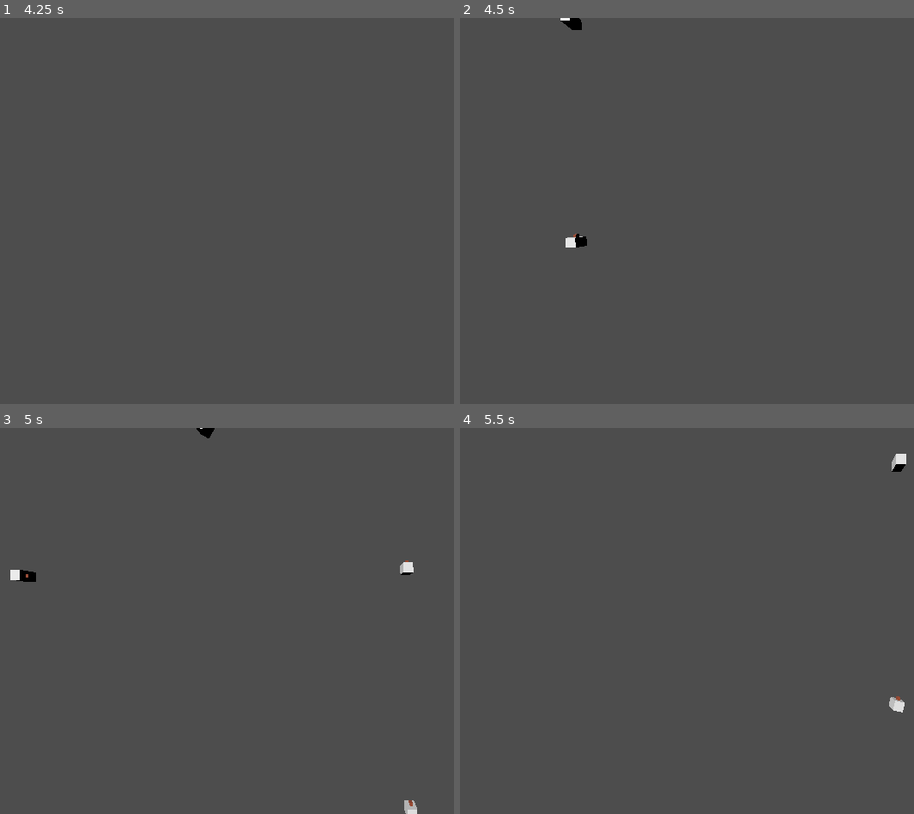
Above: before the commit, frames 1-4 (two rows, left to right).
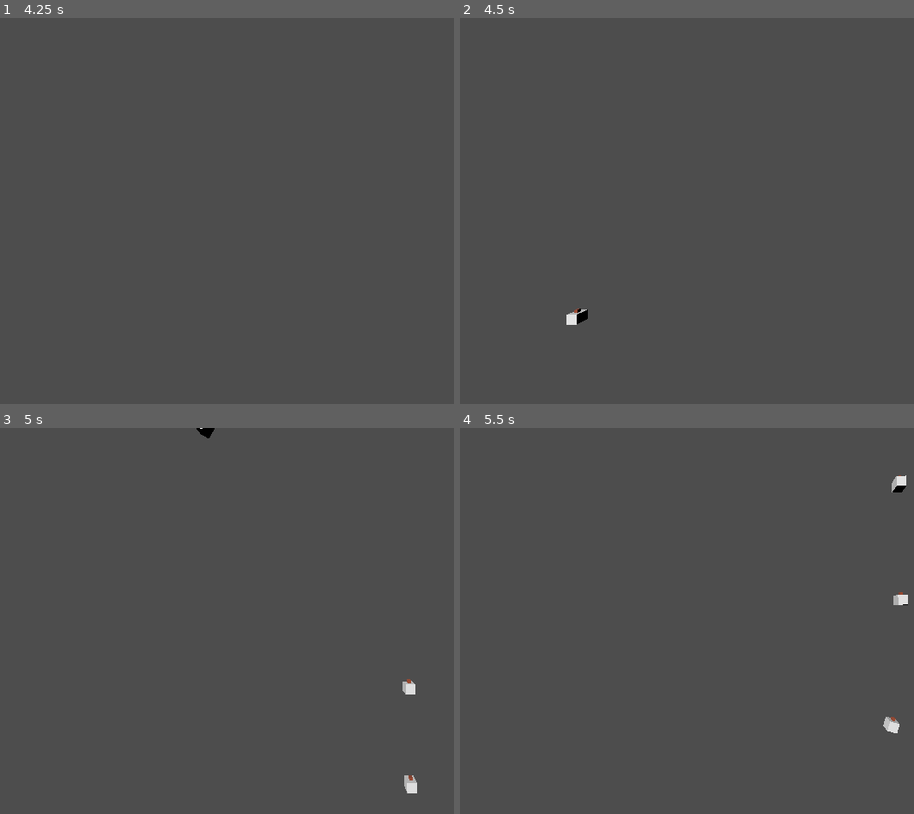
Above: after the commit, the same moments.

Repository: mulboor/kruispuntsimulatie
Game: Godot game, scene res://scenes/spaces/main.tscn
Same seed, same stepped clock (60 frames per second), same inputs: the game is played once before the commit and once after it.
Inputs:
- Up to frame 1 (4.25 s): tap Enter at 0.5, 2, 3.5 s; hold D (move_right) 0.53-1.28 s; tap Space (move_up) at 1.25, 2.75 s; hold S (move_backwards) 1.28-2.03 s; hold D (move_right) 2.03-2.78 s; hold W (move_forward) 2.78-3.53 s; hold A (move_left) from 3.53 s (still down)
- Up to frame 2 (4.5 s): keep holding A (move_left); tap Space (move_up) at 4.25 s
- Up to frame 3 (5 s): keep holding A (move_left)
- Up to frame 4 (5.5 s): release A (move_left) at 5.03 s; hold S (move_backwards) from 5.03 s (still down)

Frame 1 is identical in both runs. In frame 2, 0.4% of the frame differs, in the area x 22-29%, y 0-80%; in frame 3, 0.6%; in frame 4, 0.6%, in the area x 93-99%, y 6-80%.

Commit message:
Update main.tscn

Diff:
--- a/scenes/spaces/main.tscn
+++ b/scenes/spaces/main.tscn
@@ -85,7 +85,7 @@
 
 [node name="GlobalRoadUserStats" type="Node" parent="."]
 script = ExtResource("1_xpqr5")
-max_speed = 0.28
+max_speed = 0.14
 max_speed_deviation = 0.005
 accel = 0.02
 deccel = 0.07
